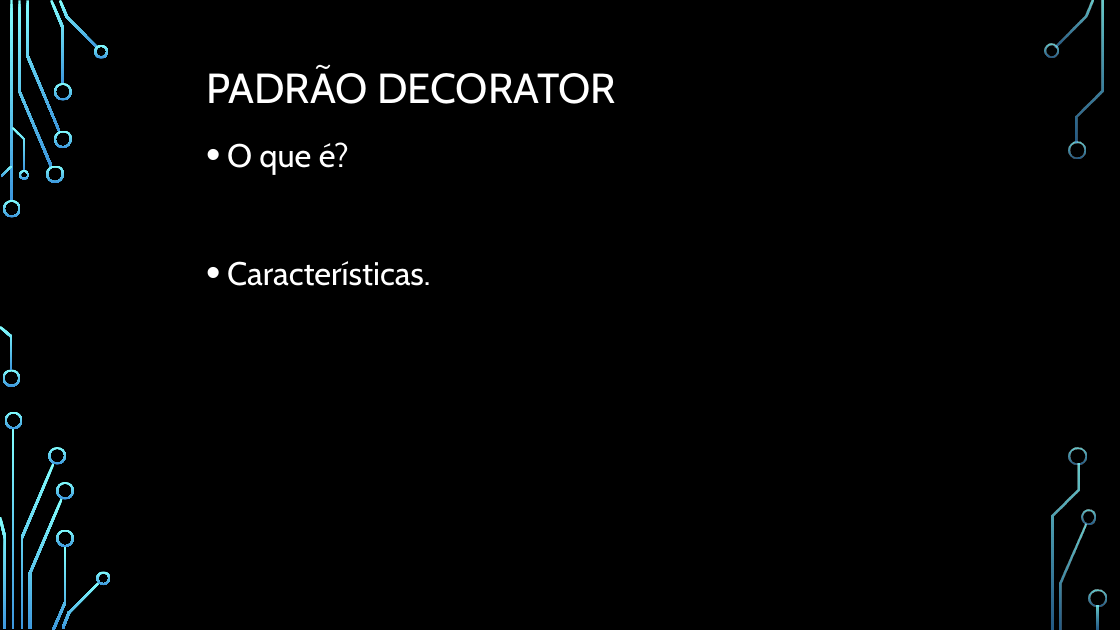
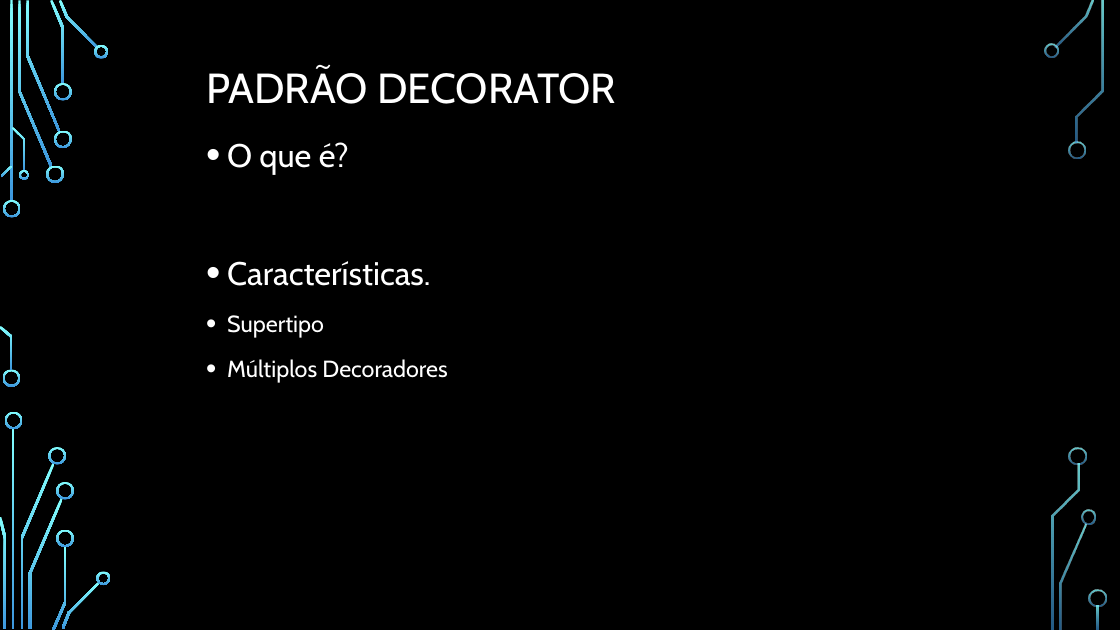
Before and after one commit to Danielccosta63/decorator-p3, a slide deck: slide 4 of Padrão de Projeto.pptx. Drawn at 1120x630 pixels with LibreOffice and Linux fonts; fonts in the diff are those of the drawing; background and template pictures are left out. Boxes give left, top, right and bottom in pixels: in the first picture for what was removed or moved away, otherwise in the second. Text is boxed around its words. In the diff, an @@ line names an element or a change of style, - is before the commit and + after.

```diff
--- a/Padrão de Projeto.pptx
+++ b/Padrão de Projeto.pptx
@@ text at box(227, 315, 447, 383): paragraphs added @@
+• Supertipo
+• Múltiplos Decoradores
```
Also in this commit, not shown: 6 other slides changed, 1 other file.
